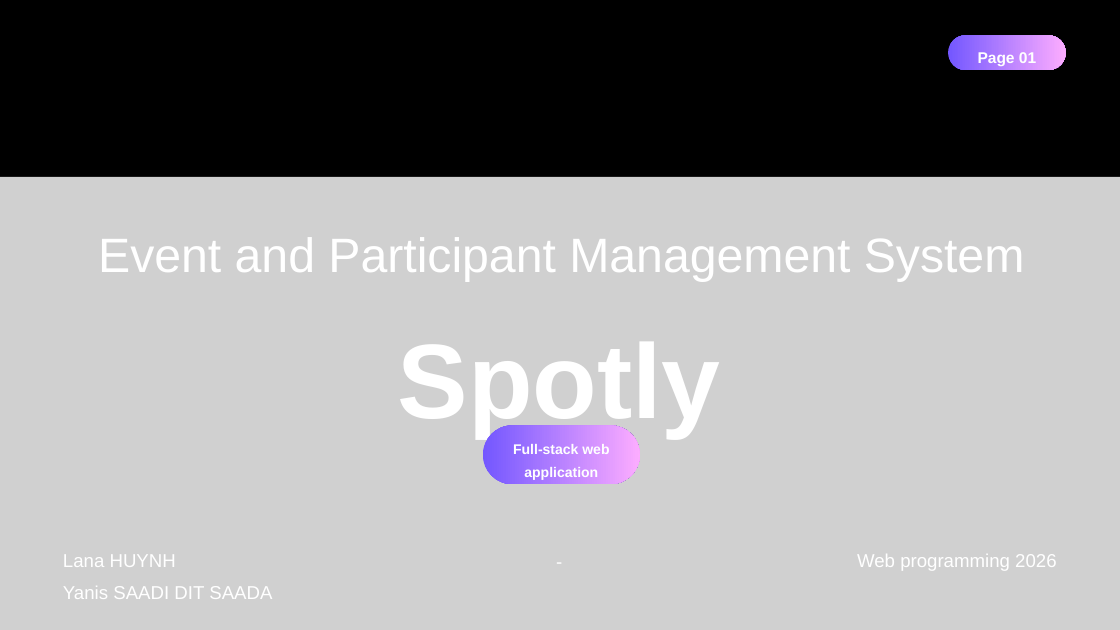
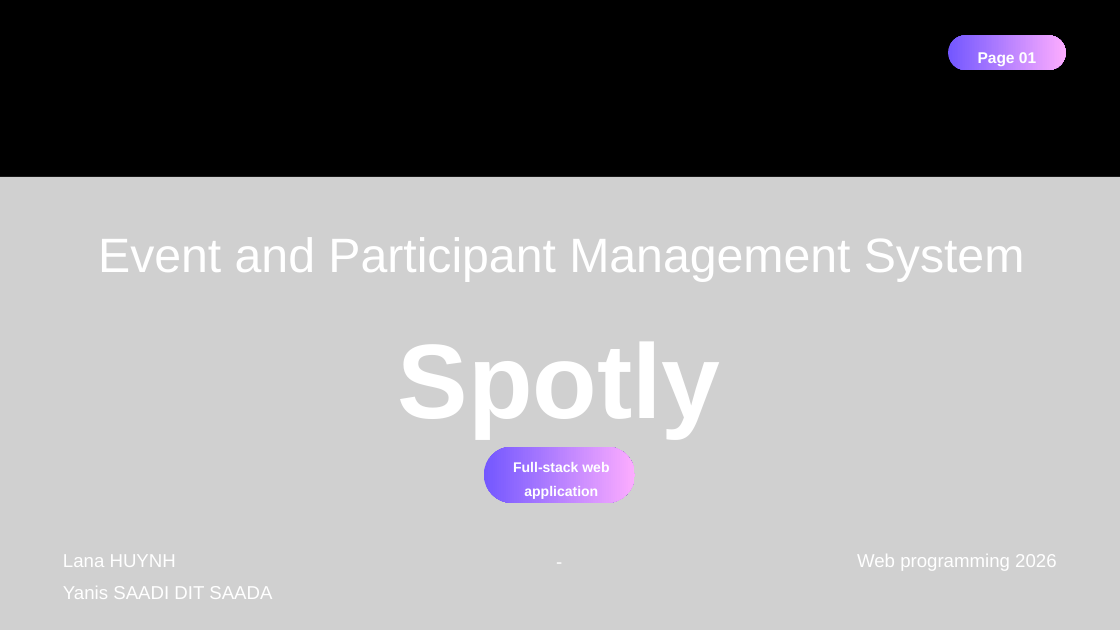
Before and after one commit to YanisWK/eventhub-project, a slide deck: slide 1 of Presentation Spotly Web2026.pptx. Drawn at 1120x630 pixels with LibreOffice and Linux fonts; fonts in the diff are those of the drawing; grey boxes stand for pictures. Boxes give left, top, right and bottom in pixels: in the first picture for what was removed or moved away, otherwise in the second. Text is boxed around its words. In the diff, an @@ line names an element or a change of style, - is before the commit and + after.

Commit message:
Slides

```diff
--- a/Presentation Spotly Web2026.pptx
+++ b/Presentation Spotly Web2026.pptx
@@ freeform shape: place and size @@
-freeform shape at bbox=[483, 426, 640, 484]
+freeform shape at bbox=[484, 447, 635, 503]
@@ text "Full-stack web application": place and size @@
-text "Full-stack web application" at bbox=[513, 442, 609, 481]
+text "Full-stack web application" at bbox=[513, 461, 609, 500]
```
Also in this commit, not shown: 2 other slides changed, 5 slides added, 2 slides removed.
